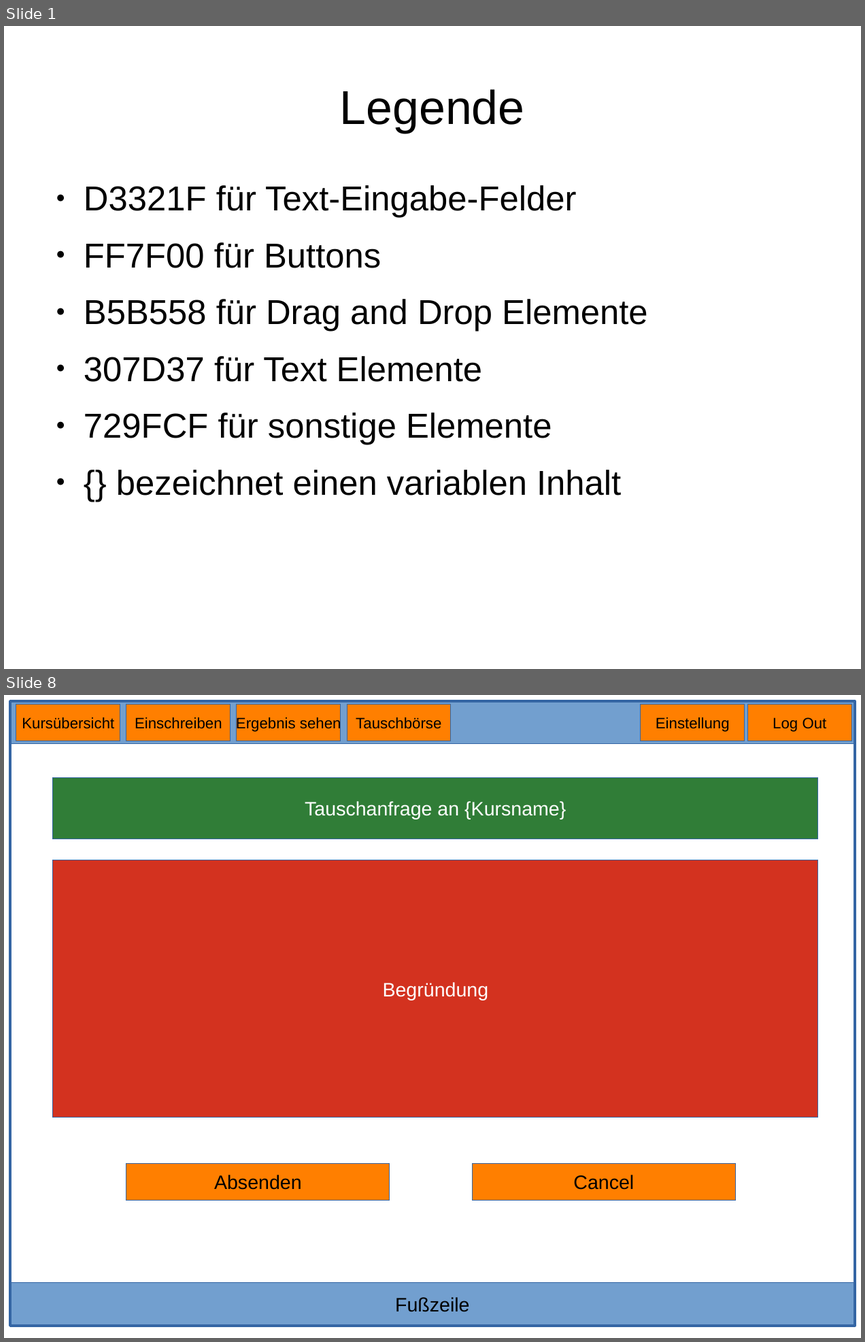
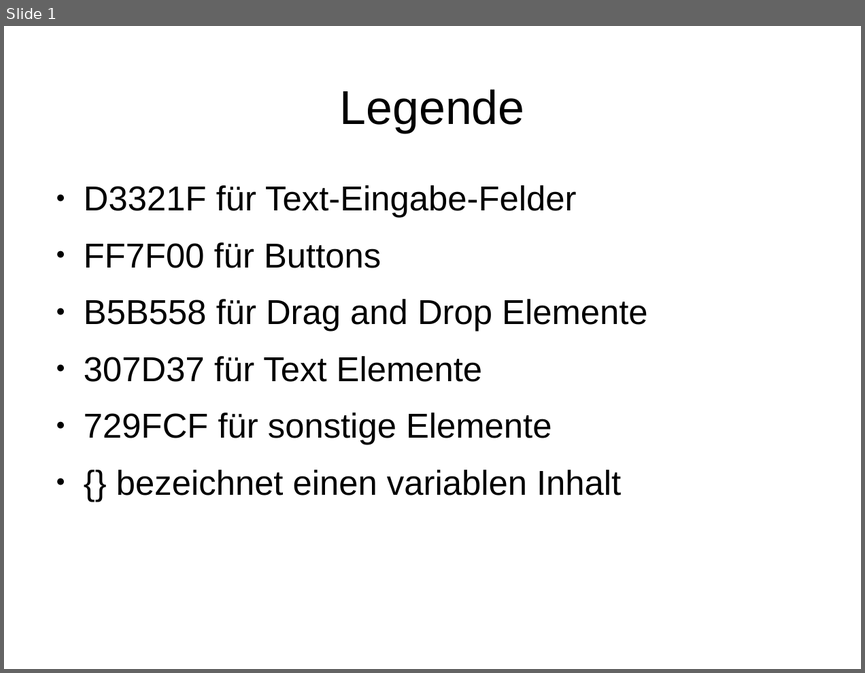
Before and after one commit to BWolfJena/BWolf, a slide deck: Backend MockUps.odp. Shown one above the other, each under a label of ours: slides 1 and 8 before the commit, slide 1 after it; the slides between them are not shown. The pictures are 865x1342 and 865x673 pixels, drawn with LibreOffice and Linux fonts; fonts in the diff are those of the drawing. Boxes give left, top, right and bottom in pixels: in the first picture for what was removed or moved away, otherwise in the second. Text is boxed around its words. In the diff, an @@ line names an element or a change of style, - is before the commit and + after.

```diff
--- a/Backend MockUps.odp
+++ b/Backend MockUps.odp
@@ slide 8 removed at <box>4,695,861,1338</box>, background #FFFFFF @@
@@ rectangle removed at <box>10,701,855,744</box> @@
@@ rectangle removed at <box>10,701,855,1325</box> @@
@@ rectangle removed at <box>16,705,121,741</box> @@
-Kursübersicht
@@ rectangle removed at <box>126,705,230,741</box> @@
-Einschreiben
@@ rectangle removed at <box>237,705,341,741</box> @@
-Ergebnis sehen
@@ rectangle removed at <box>347,705,451,741</box> @@
-Tauschbörse
@@ rectangle removed at <box>640,705,745,741</box> @@
-Einstellung
@@ rectangle removed at <box>748,705,852,741</box> @@
-Log Out
@@ rectangle removed at <box>53,777,818,839</box> @@
-Tauschanfrage an {Kursname}
@@ rectangle removed at <box>53,861,818,1118</box> @@
-Begründung
@@ rectangle removed at <box>126,1163,390,1200</box> @@
-Absenden
@@ rectangle removed at <box>472,1163,736,1200</box> @@
-Cancel
@@ rectangle removed at <box>10,1283,855,1325</box> @@
-Fußzeile
```
Also in this commit, not shown: 1 slide changed, 3 slides added, 5 other slides removed.
